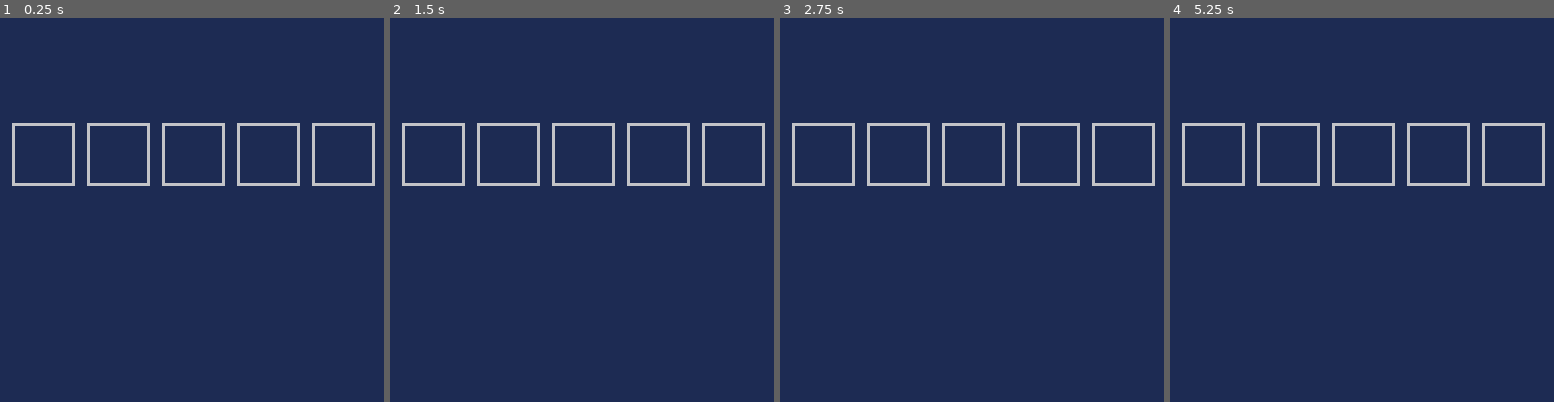
Above: before the commit, frames 1-4 (left to right).
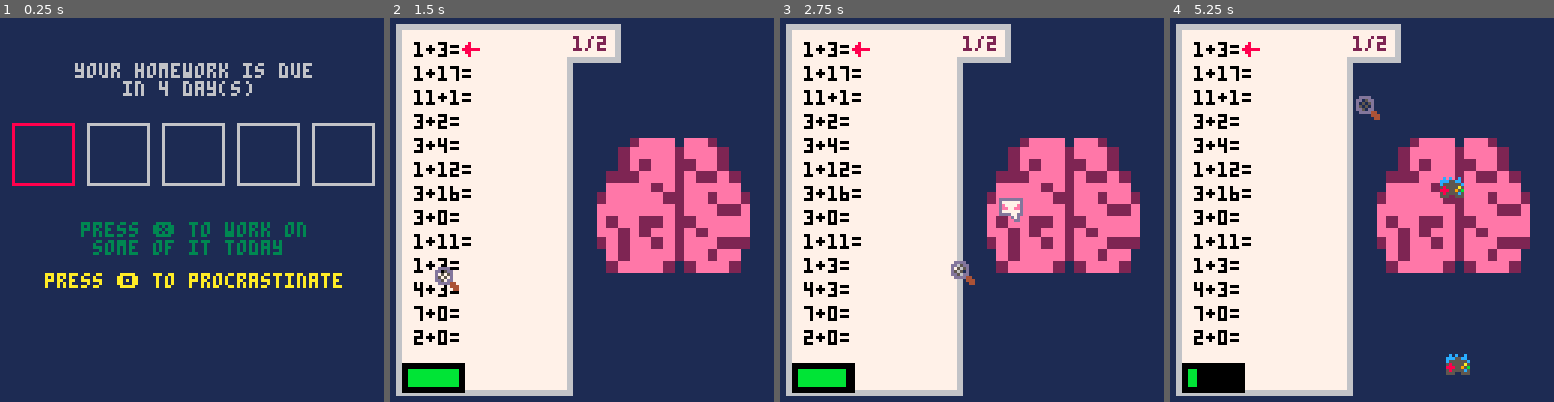
Above: after the commit, the same moments.

Repository: sansuruu/Pico8Games
Game: PICO-8 cartridge ShovelJam2025/hw_roguelike.p8
The game is run twice, just before and just after one commit, with the same random seed, the same clock (stepped at 60 frames per second) and the same inputs.
Inputs (mouse positions are in pixels of both pictures, inside the frame that each line leads up to):
- Up to frame 1 (0.25 s): no input
- Up to frame 2 (1.5 s): tap X (X key) at 0.33, 1.07 s; click (670, 121) at 0.67 s; tap O (Z key) at 0.7 s; click (436, 267) at 1.22 s
- Up to frame 3 (2.75 s): tap O (Z key) at 1.7, 2.1, 2.5 s; click (887, 114) at 1.77 s; tap X (X key) at 1.85 s; click (952, 259) at 2.32 s
- Up to frame 4 (5.25 s): click (1404, 106) at 2.87 s; tap O (Z key) every 0.4 s from 2.9 to 4.9 s; tap X (X key) at 2.97, 4.08, 5.2 s; click (1465, 256) at 3.42 s; click (1231, 102) at 3.97 s; click (1292, 248) at 4.52 s; click (1354, 94) at 5.07 s

The runs differ from the first frame. In frame 1, 5.1% of the frame differs, in the area x 3-90%, y 11-71%; in frame 2, 59%; in frame 3, 59%; in frame 4, 59%, in the area x 1-98%, y 1-99%.

Commit message:
i did something idont remmeber

Diff:
--- a/ShovelJam2025/HWRoguelike.lua
+++ b/ShovelJam2025/HWRoguelike.lua
@@ -5,15 +5,19 @@
     -- title screen stuff before any of this lmfao
     game_state = 1 -- 0 => title sequence, 1 => first time enable, 2=> shop, 3=>continue
     tick = 0
-    day = 1
+    day = 1 -- this acts as the blinds
+    week = 1 --this acts as the "ante"
     num_table = {1,2,3,4,5,6,7,8,9,0}
-
+    makePlayer()
 end
 
 
 function _update()
     if (game_state == 0) then
-        if (btn(5)) game_state = 1
+        if (btn(5)) then
+            game_state = 1
+            dayInit()
+        end
     elseif (game_state == 1) then
         dayManager()
     elseif (game_state == 2) then
@@ -32,6 +36,7 @@
     elseif (game_state == 1) then
         cls(1)
         drawDayManager()
+        drawStatsScreen()
     elseif (game_state == 2) then
         cls(1)
         sspr(24,0,16,16,65,32,59,60) -- brain
@@ -52,25 +57,48 @@
     print("press ❎ to begin",32, 60, 7)
 end
 
+function dayInit()
+    active_stats_s = true
+end
 
 function dayManager()
-
+    if (btnp(5) and day < 5) then
+        day +=1
+        --then do like shop n shit idk
+    end
+    if (btnp(4)) then
+        game_init()
+    end
+
+    if (stat(31) == "\t") active_stats_s = not active_stats_s
 end
 
 function drawDayManager()
-    rect(4,35,24,55,6)
-    rect(29,35,49,55,6)
-    rect(54,35,74,55,6)
-    rect(79,35,99,55,6)
-    rect(104,35,124,55,6)
-end
-
+    for i=0, 4 do
+        local color = 6
+        if (i+1 == day) color = 8
+        rect(4+i*25,35,24+i*25,55,color)
+    end
+
+
+    print("your homework is due\n    in "..5-day.." day(s)",25,15)
+    print("press ❎ to work on\n some of it today", 27, 68,3)
+    if (day < 5) print("press 🅾️ to procrastinate", 15, 85,10)
+
+end
+
+function drawStatsScreen()
+    if (active_stats_s) then
+        rectfill(80,60,126,128,15)
+        print("problems\nleft: "..p.hw_length-(p.correct + p.incorrect),84,62,0)
+    end
+end
 
 function game_init()
-    game_state = 1
-    makePlayer()
+    game_state = 2
     makeHomework()
     initEnemies()
+    p.attention = p.max_attention
     --explain the game briefly lmfaoo
     --add a quick inbetween scene where we basically choose a difficulty (LATER)
 end
@@ -101,7 +129,7 @@
         ans_input = "",
         hw_length = 26,
         max_attention = 20,
-        attention = max_attention,
+        attention = 20,
         distract_p = 20,
         speed = 2,
         correct = 0, --hold data on if its right or not
@@ -208,7 +236,7 @@
                 hw_complete = true
             end
         end
-        if (#hw < 1) game_state = 2
+        if (#hw < 1) game_state = 1
         p.ans_input = ""
         return
     end
@@ -247,7 +275,7 @@
 end
 
 function drawAttentionBar()
-    rectfill(4,115,124,4+p.max_attention,0)
+    rectfill(4,115,4+p.max_attention,124,0)
     rectfill(6,117,2+p.attention,122,11)
 end
 
